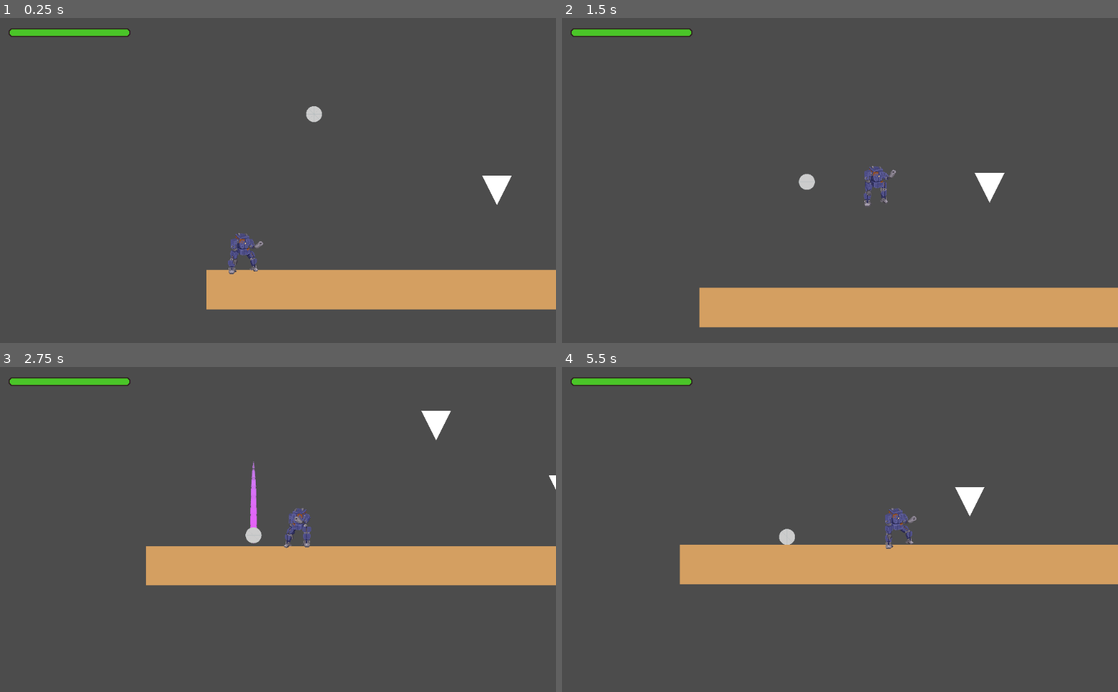
Above: before the commit, frames 1-4 (two rows, left to right).
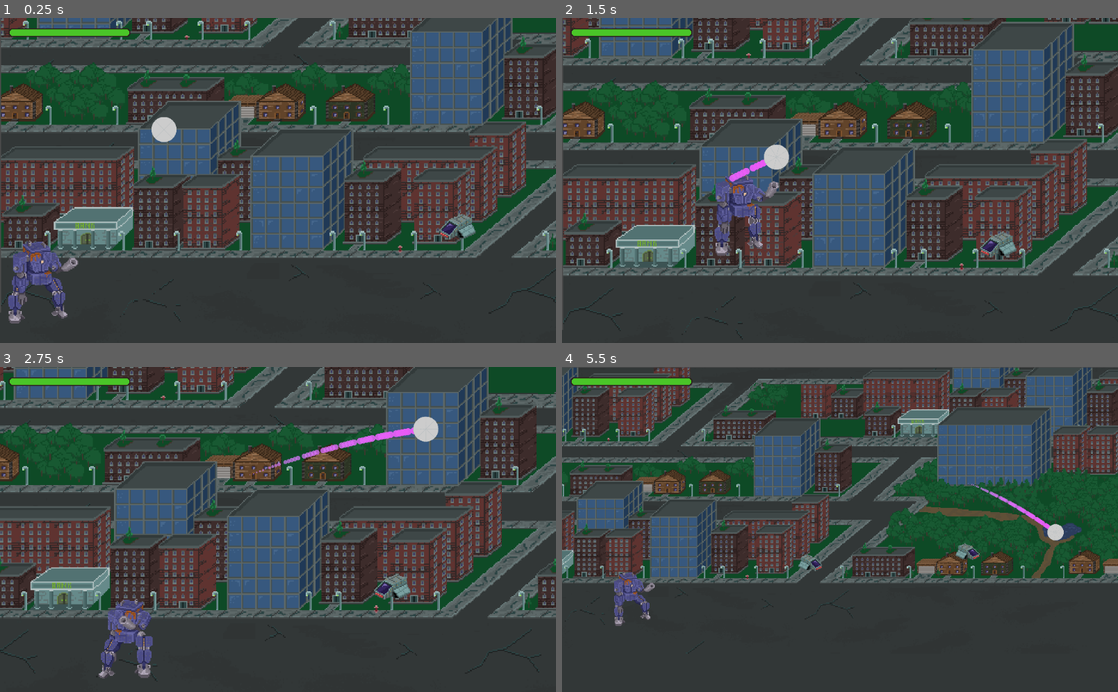
Above: after the commit, the same moments.

Repository: gioele-santi/MechGameJam
Game: Godot game, scene res://Level.tscn
The game is run twice, just before and just after one commit, with the same random seed, the same clock (stepped at 60 frames per second) and the same inputs. Before the commit the project has no main scene; this scene is started directly in both runs. Sound files missing from this copy of the repository are replaced by a short silence.
Inputs:
- Up to frame 1 (0.25 s): no input
- Up to frame 2 (1.5 s): hold Shift (attack) 0.53-1.28 s; hold D (move_right) from 0.53 s (still down); tap Space (jump) at 0.77 s; tap Shift (attack) at 1.35 s
- Up to frame 3 (2.75 s): tap Space (jump) at 1.52 s; release D (move_right) at 2.03 s; hold A (move_left) from 2.03 s (still down); hold Shift (attack) from 2.03 s (still down)
- Up to frame 4 (5.5 s): release A (move_left) at 2.78 s; release Shift (attack) at 2.78 s; hold D (move_right) 2.78-4.28 s; tap Shift (attack) at 2.85, 4.35 s; tap Space (jump) at 3.02, 3.77, 4.52 s; hold Shift (attack) 3.53-4.28 s; hold A (move_left) 4.28-5.03 s; hold D (move_right) from 5.03 s (still down); hold Shift (attack) from 5.03 s (still down)

The runs differ from the first frame. In frame 1, 81% of the frame differs, in the area x 0-100%, y 0-100%; in frame 2, 80%; in frame 3, 82%; in frame 4, 85%.

Commit message:
Added background and probes updated

Diff:
--- a/Ball.tscn
+++ b/Ball/Ball.tscn
@@ -1,21 +1,21 @@
 [gd_scene load_steps=8 format=2]
 
-[ext_resource path="res://Ball.gd" type="Script" id=1]
+[ext_resource path="res://Ball/Ball.gd" type="Script" id=1]
 [ext_resource path="res://assets/ball.png" type="Texture" id=2]
 [ext_resource path="res://assets/particle.png" type="Texture" id=3]
 
 [sub_resource type="PhysicsMaterial" id=1]
 bounce = 0.3
 
-[sub_resource type="CircleShape2D" id=2]
-radius = 16.0
-
-[sub_resource type="Curve" id=3]
+[sub_resource type="Curve" id=2]
 _data = [ Vector2( 0.0655738, 0.481818 ), 0.0, 0.0935378, 0, 0, Vector2( 0.622951, 0.372727 ), -0.32973, -0.32973, 0, 0, Vector2( 1, 0.0090909 ), -1.10909, 0.0, 0, 0 ]
 
-[sub_resource type="Gradient" id=4]
+[sub_resource type="Gradient" id=3]
 offsets = PoolRealArray( 0, 0.989899, 1 )
 colors = PoolColorArray( 0.937957, 0.33815, 0.972656, 1, 0.814146, 0.5271, 0.992188, 0.606417, 0.990459, 0.869677, 0.162497, 0.576471 )
+
+[sub_resource type="CircleShape2D" id=4]
+radius = 26.3752
 
 [node name="Ball" type="RigidBody2D"]
 position = Vector2( -0.707123, -0.707108 )
@@ -24,13 +24,6 @@
 __meta__ = {
 "_edit_group_": true
 }
-
-[node name="CollisionShape2D" type="CollisionShape2D" parent="."]
-shape = SubResource( 2 )
-
-[node name="Polygon2D" type="Polygon2D" parent="."]
-visible = false
-polygon = PoolVector2Array( 0, -16, 8, -16, 16, -8, 16, 0, 16, 8, 8, 16, 0, 16, -8, 16, -16, 8, -16, 0, -16, -8, -8, -16 )
 
 [node name="Particles2D" type="CPUParticles2D" parent="."]
 emitting = false
@@ -43,9 +36,12 @@
 spread = 10.0
 gravity = Vector2( 0, 0 )
 scale_amount = 0.5
-scale_amount_curve = SubResource( 3 )
-color_ramp = SubResource( 4 )
+scale_amount_curve = SubResource( 2 )
+color_ramp = SubResource( 3 )
 
 [node name="Sprite" type="Sprite" parent="."]
-scale = Vector2( 0.19, 0.19 )
+scale = Vector2( 0.3, 0.3 )
 texture = ExtResource( 2 )
+
+[node name="CollisionShape2D" type="CollisionShape2D" parent="."]
+shape = SubResource( 4 )
--- a/Level.tscn
+++ b/Level.tscn
@@ -1,11 +1,12 @@
-[gd_scene load_steps=8 format=2]
+[gd_scene load_steps=9 format=2]
 
 [ext_resource path="res://Mech/Mech.tscn" type="PackedScene" id=1]
-[ext_resource path="res://Ball.tscn" type="PackedScene" id=2]
+[ext_resource path="res://Ball/Ball.tscn" type="PackedScene" id=2]
 [ext_resource path="res://Camera/MultiTargetCamera.gd" type="Script" id=3]
 [ext_resource path="res://Level.gd" type="Script" id=4]
 [ext_resource path="res://Probe.tscn" type="PackedScene" id=5]
 [ext_resource path="res://GUI.tscn" type="PackedScene" id=6]
+[ext_resource path="res://assets/Background_V1.png" type="Texture" id=7]
 
 [sub_resource type="RectangleShape2D" id=1]
 extents = Vector2( 528, 40 )
@@ -27,12 +28,16 @@
 [node name="Camera2D" type="Camera2D" parent="."]
 position = Vector2( 512, 232 )
 current = true
+limit_left = 0
+limit_top = -196
+limit_right = 2106
+limit_bottom = 650
 script = ExtResource( 3 )
 min_zoom = 1.1
 margin = Vector2( 200, 100 )
 
 [node name="Ground" type="StaticBody2D" parent="."]
-position = Vector2( 528, 576 )
+position = Vector2( 528, 628 )
 __meta__ = {
 "_edit_group_": true
 }
@@ -41,11 +46,11 @@
 shape = SubResource( 1 )
 
 [node name="Polygon2D" type="Polygon2D" parent="Ground"]
-color = Color( 0.831373, 0.623529, 0.380392, 1 )
-polygon = PoolVector2Array( 528, 40, 528, -40, -528, -40, -528, 40 )
+color = Color( 0.196078, 0.215686, 0.215686, 1 )
+polygon = PoolVector2Array( 535.042, 208, 528, -40, -528, -40, -528.958, 209.001 )
 
 [node name="Ground4" type="StaticBody2D" parent="."]
-position = Vector2( 1584, 576 )
+position = Vector2( 1584, 628 )
 __meta__ = {
 "_edit_group_": true
 }
@@ -54,24 +59,25 @@
 shape = SubResource( 1 )
 
 [node name="Polygon2D" type="Polygon2D" parent="Ground4"]
-color = Color( 0.831373, 0.623529, 0.380392, 1 )
-polygon = PoolVector2Array( 528, 40, 528, -40, -528, -40, -528, 40 )
+color = Color( 0.196078, 0.215686, 0.215686, 1 )
+polygon = PoolVector2Array( 525.842, 214.2, 528, -40, -528, -40, -526.158, 208.2 )
 
-[node name="Ground2" type="StaticBody2D" parent="."]
+[node name="WallRight" type="StaticBody2D" parent="."]
+visible = false
 position = Vector2( 2152, 288 )
 rotation = 1.5708
 __meta__ = {
 "_edit_group_": true
 }
 
-[node name="CollisionShape2D" type="CollisionShape2D" parent="Ground2"]
+[node name="CollisionShape2D" type="CollisionShape2D" parent="WallRight"]
 shape = SubResource( 1 )
 
-[node name="Polygon2D" type="Polygon2D" parent="Ground2"]
+[node name="Polygon2D" type="Polygon2D" parent="WallRight"]
 color = Color( 0.831373, 0.623529, 0.380392, 1 )
 polygon = PoolVector2Array( 528, 40, 528, -40, -528, -40, -528, 40 )
 
-[node name="Ground3" type="StaticBody2D" parent="."]
+[node name="WallLeft" type="StaticBody2D" parent="."]
 visible = false
 position = Vector2( -40, 312 )
 rotation = 1.5708
@@ -79,18 +85,27 @@
 "_edit_group_": true
 }
 
-[node name="CollisionShape2D" type="CollisionShape2D" parent="Ground3"]
+[node name="CollisionShape2D" type="CollisionShape2D" parent="WallLeft"]
 shape = SubResource( 1 )
 
-[node name="Polygon2D" type="Polygon2D" parent="Ground3"]
+[node name="Polygon2D" type="Polygon2D" parent="WallLeft"]
 color = Color( 0.843137, 0.65098, 0.423529, 1 )
 polygon = PoolVector2Array( 528, 40, 528, -40, -528, -40, -528, 40 )
+
+[node name="Background" type="Sprite" parent="."]
+position = Vector2( 1055.69, 251 )
+scale = Vector2( 2.42391, 2.42391 )
+texture = ExtResource( 7 )
 
 [node name="MechSpawn" type="Position2D" parent="."]
 position = Vector2( 72, 479 )
 
 [node name="Probe" parent="." instance=ExtResource( 5 )]
+position = Vector2( 1492, 312 )
 
 [node name="Probe2" parent="." instance=ExtResource( 5 )]
 position = Vector2( 937, 412 )
 flight_mode = 1
+
+[node name="Position2D" type="Position2D" parent="."]
+position = Vector2( 2112, 610 )
--- a/Mech/Mech.tscn
+++ b/Mech/Mech.tscn
@@ -209,19 +209,19 @@
 }
 
 [sub_resource type="CapsuleShape2D" id=7]
-radius = 20.25
-height = 31.3997
+radius = 43.399
+height = 60.9019
 
 [sub_resource type="CapsuleShape2D" id=8]
-radius = 16.65
-height = 32.4846
+radius = 23.2
+height = 60.3982
 
 [sub_resource type="CapsuleShape2D" id=9]
-radius = 12.15
-height = 17.0
+radius = 19.4
+height = 39.4981
 
 [sub_resource type="RectangleShape2D" id=10]
-extents = Vector2( 14.7499, 39.1 )
+extents = Vector2( 39.4, 77.399 )
 
 [node name="Mech" type="KinematicBody2D"]
 script = ExtResource( 2 )
@@ -239,6 +239,7 @@
 [node name="Explosion" parent="." instance=ExtResource( 15 )]
 
 [node name="SpriteR" type="Sprite" parent="."]
+scale = Vector2( 2, 2 )
 texture = ExtResource( 1 )
 hframes = 12
 vframes = 8
@@ -246,6 +247,7 @@
 
 [node name="SpriteL" type="Sprite" parent="."]
 visible = false
+scale = Vector2( 2, 2 )
 texture = ExtResource( 1 )
 hframes = 12
 vframes = 8
@@ -287,14 +289,14 @@
 
 [node name="CollisionShape2D2" type="CollisionShape2D" parent="."]
 visible = false
-position = Vector2( 0, 10.25 )
+position = Vector2( 0, 13.25 )
 shape = SubResource( 7 )
 
 [node name="InteractiveAreas" type="Node2D" parent="."]
 visible = false
 
 [node name="BallSpawn" type="Position2D" parent="InteractiveAreas"]
-position = Vector2( 145.819, -261.883 )
+position = Vector2( 259.819, -264.883 )
 
 [node name="Chest" type="Area2D" parent="InteractiveAreas"]
 position = Vector2( 0, 2.2 )
@@ -307,7 +309,7 @@
 shape = SubResource( 8 )
 
 [node name="Head" type="Area2D" parent="InteractiveAreas"]
-position = Vector2( 0, -23.25 )
+position = Vector2( 0, -40.25 )
 __meta__ = {
 "_edit_group_": true
 }
@@ -318,7 +320,7 @@
 shape = SubResource( 9 )
 
 [node name="Foot" type="Area2D" parent="InteractiveAreas"]
-position = Vector2( 0.149994, 40.5001 )
+position = Vector2( 0, 64 )
 __meta__ = {
 "_edit_group_": true
 }
--- a/Probe.gd
+++ b/Probe.gd
@@ -1,5 +1,7 @@
 extends Area2D
 class_name Probe
+
+signal probe_exploded
 
 enum FLIGHT_MODES { vertical, horizontal }
 export (FLIGHT_MODES) var flight_mode = FLIGHT_MODES.vertical
@@ -24,6 +26,7 @@
 func move_to_next() -> void:
 	$Tween.interpolate_property(self, "global_position", global_position, pos[idx%pos.size()], 3.0, Tween.TRANS_LINEAR,Tween.EASE_IN_OUT)
 	$Tween.start()
+	$Sprite.flip_h = not $Sprite.flip_h
 
 func _on_Tween_tween_completed(object: Object, key: NodePath) -> void:
 	idx += 1
@@ -33,9 +36,8 @@
 	if body is Mech:
 		body.take_damage()
 	if body is MechBall:
-		$Polygon2D.visible = false
-		$Explosion.play()
+		$AnimationPlayer.play("explosion")
 
-
-func _on_Explosion_explosion_completed() -> void:
+func _on_AnimationPlayer_animation_finished(anim_name: String) -> void:
+	emit_signal("probe_exploded")
 	queue_free()
--- a/Probe.tscn
+++ b/Probe.tscn
@@ -1,30 +1,65 @@
-[gd_scene load_steps=4 format=2]
+[gd_scene load_steps=6 format=2]
 
 [ext_resource path="res://Probe.gd" type="Script" id=1]
-[ext_resource path="res://Explosion.tscn" type="PackedScene" id=2]
+[ext_resource path="res://assets/sound/Mech_Jam_Explosion.wav" type="AudioStream" id=2]
+[ext_resource path="res://assets/Drone_Exploding_V1.png" type="Texture" id=3]
 
-[sub_resource type="CircleShape2D" id=1]
-radius = 24.0
+[sub_resource type="CapsuleShape2D" id=1]
+radius = 32.0
+height = 32.0
+
+[sub_resource type="Animation" id=2]
+resource_name = "explosion"
+length = 0.8
+tracks/0/type = "value"
+tracks/0/path = NodePath("Sprite:frame")
+tracks/0/interp = 1
+tracks/0/loop_wrap = true
+tracks/0/imported = false
+tracks/0/enabled = true
+tracks/0/keys = {
+"times": PoolRealArray( 0, 0.1, 0.2, 0.3, 0.4, 0.5, 0.6, 0.7 ),
+"transitions": PoolRealArray( 1, 1, 1, 1, 1, 1, 1, 1 ),
+"update": 1,
+"values": [ 0, 1, 2, 3, 4, 5, 6, 7 ]
+}
+tracks/1/type = "value"
+tracks/1/path = NodePath("Explosion:playing")
+tracks/1/interp = 1
+tracks/1/loop_wrap = true
+tracks/1/imported = false
+tracks/1/enabled = true
+tracks/1/keys = {
+"times": PoolRealArray( 0.2 ),
+"transitions": PoolRealArray( 1 ),
+"update": 2,
+"values": [ true ]
+}
 
 [node name="Probe" type="Area2D"]
-position = Vector2( 588, 373 )
 script = ExtResource( 1 )
 __meta__ = {
 "_edit_group_": true
 }
 
-[node name="Polygon2D" type="Polygon2D" parent="."]
-position = Vector2( 0, -20 )
-rotation = 1.5708
-polygon = PoolVector2Array( 0, 30, 60, 0, 0, -30 )
+[node name="Tween" type="Tween" parent="."]
 
 [node name="CollisionShape2D" type="CollisionShape2D" parent="."]
+rotation = -1.5708
 shape = SubResource( 1 )
 
-[node name="Tween" type="Tween" parent="."]
+[node name="Sprite" type="Sprite" parent="."]
+scale = Vector2( 2, 2 )
+texture = ExtResource( 3 )
+hframes = 8
 
-[node name="Explosion" parent="." instance=ExtResource( 2 )]
+[node name="Explosion" type="AudioStreamPlayer2D" parent="."]
+stream = ExtResource( 2 )
+volume_db = 5.032
+
+[node name="AnimationPlayer" type="AnimationPlayer" parent="."]
+anims/explosion = SubResource( 2 )
 
 [connection signal="body_entered" from="." to="." method="_on_Probe_body_entered"]
 [connection signal="tween_completed" from="Tween" to="." method="_on_Tween_tween_completed"]
-[connection signal="explosion_completed" from="Explosion" to="." method="_on_Explosion_explosion_completed"]
+[connection signal="animation_finished" from="AnimationPlayer" to="." method="_on_AnimationPlayer_animation_finished"]
--- a/project.godot
+++ b/project.godot
@@ -32,7 +32,7 @@
 "base": "RigidBody2D",
 "class": "MechBall",
 "language": "GDScript",
-"path": "res://Ball.gd"
+"path": "res://Ball/Ball.gd"
 }, {
 "base": "Camera2D",
 "class": "MultiTargetCamera",
@@ -75,6 +75,7 @@
 [application]
 
 config/name="MechGameJam"
+run/main_scene="res://Level.tscn"
 config/icon="res://icon.png"
 
 [input]
Renamed: Ball.gd -> Ball/Ball.gd
Binary file added: assets/Background_V1.png
Not shown, added: assets/Background_V1.png.import
Binary file added: assets/Background_V2.png
Not shown, added: assets/Background_V2.png.import
Binary file added: assets/Drone_Exploding_V1.png
Not shown, added: assets/Drone_Exploding_V1.png.import
Binary file added: assets/Frame_V1.png
Not shown, added: assets/Frame_V1.png.import
